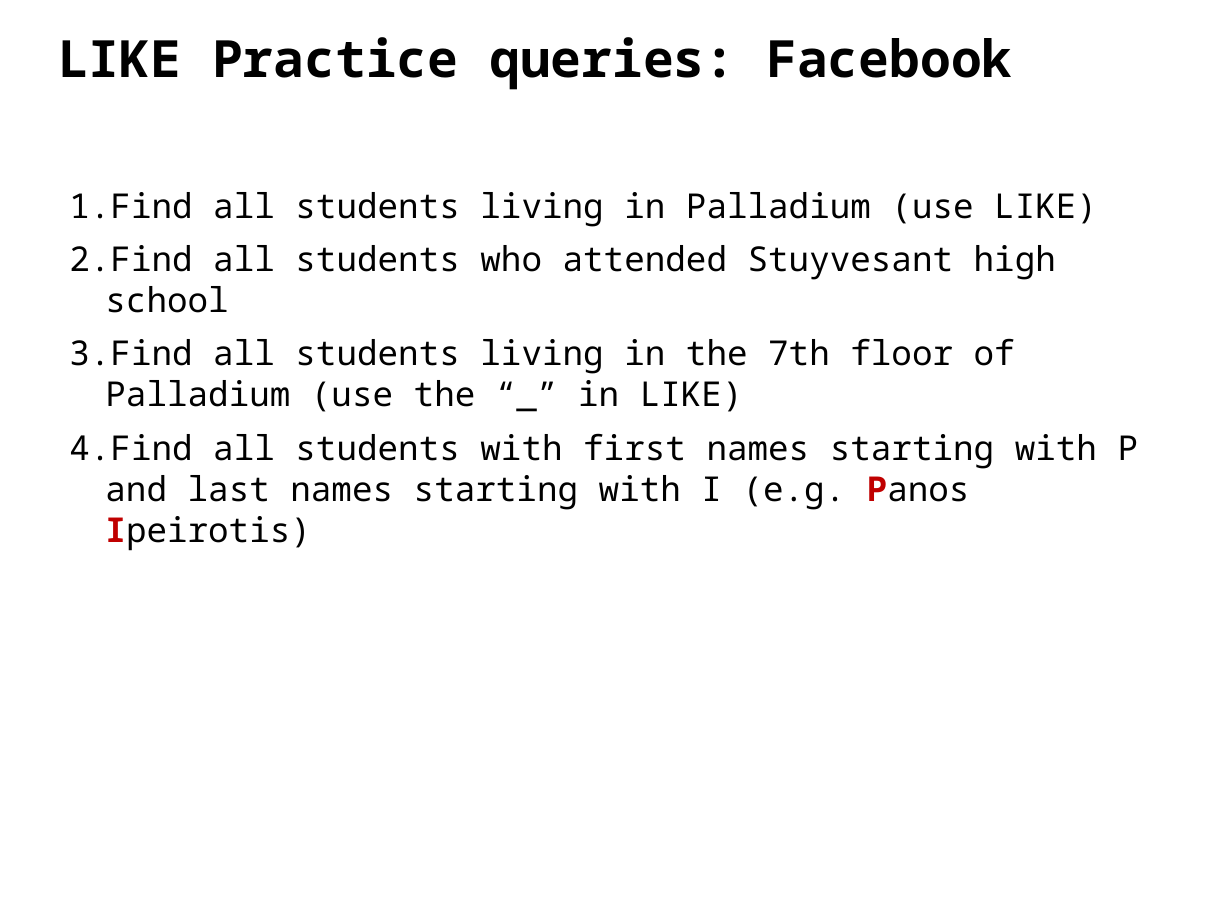
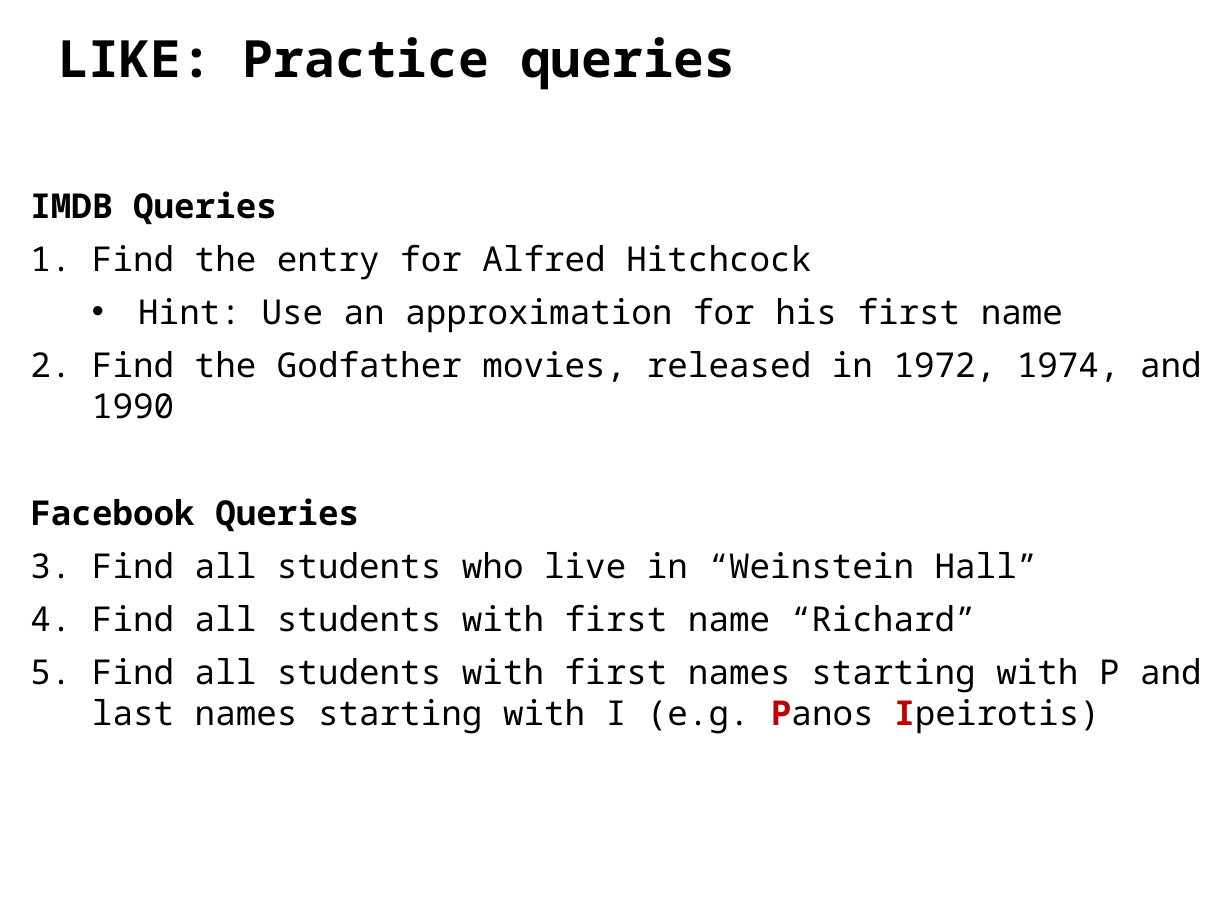
Before and after one commit to ipeirotis/introduction-to-databases, a slide deck: slide 31 of C-SQL.pptx (slide 24 before the commit). Drawn at 1232x924 pixels with LibreOffice and Linux fonts; fonts in the diff are those of the drawing. Boxes give left, top, right and bottom in pixels: in the first picture for what was removed or moved away, otherwise in the second. Text is boxed around its words. In the diff, an @@ line names an element or a change of style, - is before the commit and + after.

```diff
--- a/C-SQL.pptx
+++ b/C-SQL.pptx
@@ text at <box>58,37,736,90</box>: text changed @@
-LIKE Practice queries: Facebook
+LIKE: Practice queries
@@ text "IMDB Queries": place and size @@
-text "IMDB Queries" at <box>69,192,1139,510</box>
+text "IMDB Queries" at <box>30,191,1202,734</box>
@@ text at <box>30,191,1202,632</box>: text changed @@
-1. Find all students living in Palladium (use LIKE)
-2. Find all students who attended Stuyvesant high school
-3. Find all students living in the 7th floor of Palladium (use the “_” in LIKE)
+IMDB Queries
+1. Find the entry for Alfred Hitchcock
+  • Hint: Use an approximation for his first name
+2. Find the Godfather movies, released in 1972, 1974, and 1990
+Facebook Queries
+1. Find all students who live in “Weinstein Hall”
+2. Find all students with first name “Richard”
@@ text at <box>92,657,1202,734</box>: indent changed @@
```
Also in this commit, not shown: 6 other slides changed, 7 slides added, 1 slide removed.
